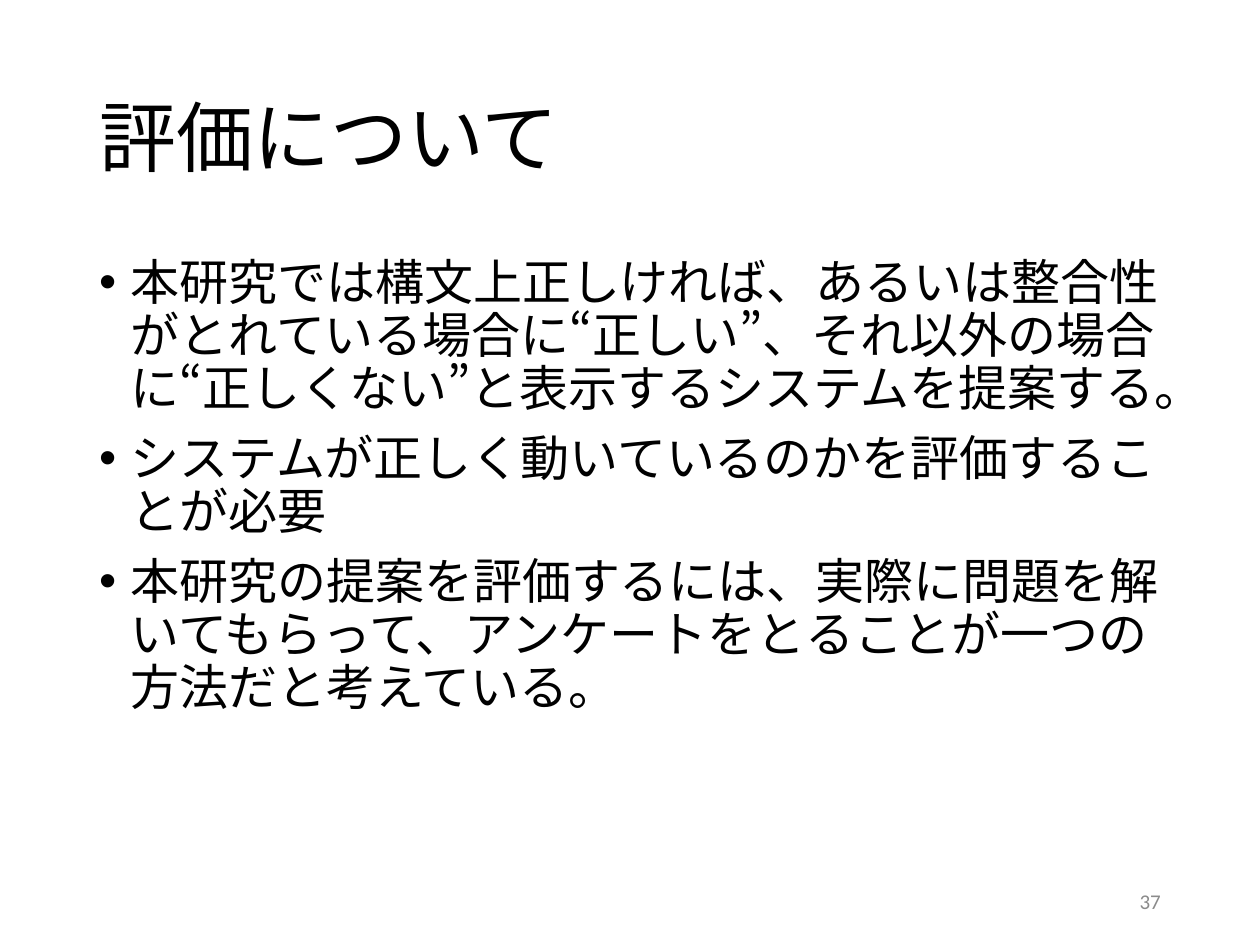
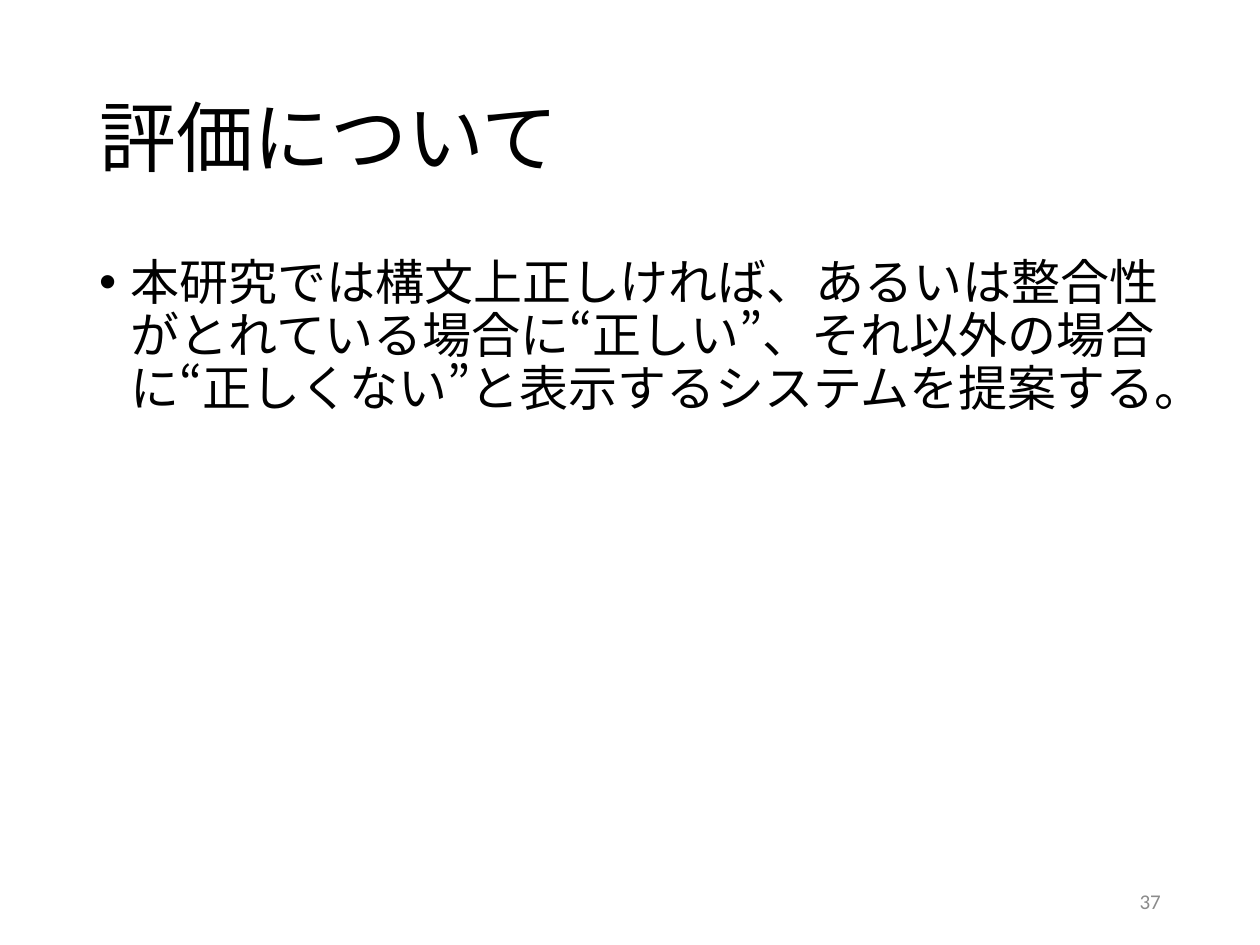
Before and after one commit to kait-takanolab/1821121-shimaoka-thesis, a slide deck: slide 37 of 1821121_shimaoka_sotsuken.pptx. Drawn at 1260x945 pixels with LibreOffice and Linux fonts; fonts in the diff are those of the drawing. Boxes give left, top, right and bottom in pixels: in the first picture for what was removed or moved away, otherwise in the second. Text is boxed around its words. In the diff, an @@ line names an element or a change of style, - is before the commit and + after.

```diff
--- a/1821121_shimaoka_sotsuken.pptx
+++ b/1821121_shimaoka_sotsuken.pptx
@@ text at (131,434,1159,709): paragraphs removed @@
-• システムが正しく動いているのかを評価することが必要
-• 本研究の提案を評価するには、実際に問題を解いてもらって、アンケートをとることが一つの方法だと考えている。
```
Also in this commit, not shown: 5 other slides changed, 2 slides added, 2 other files.
